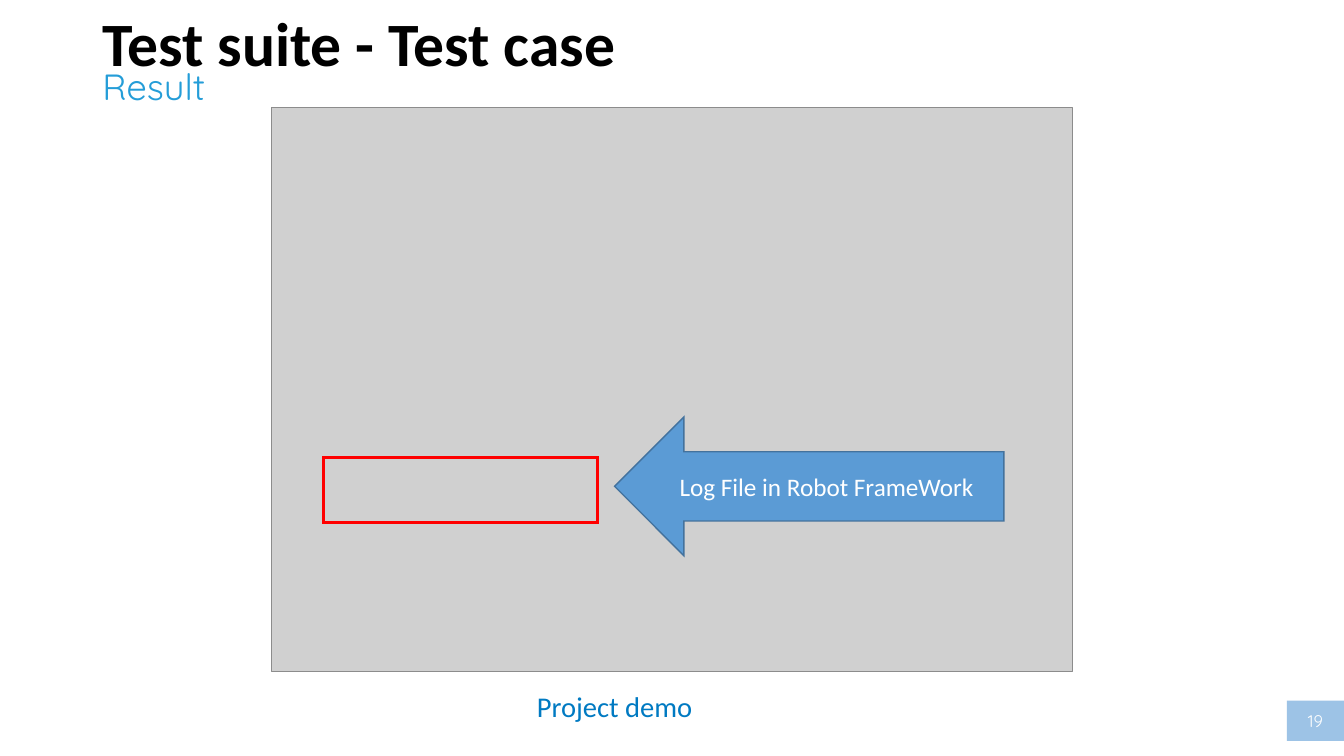
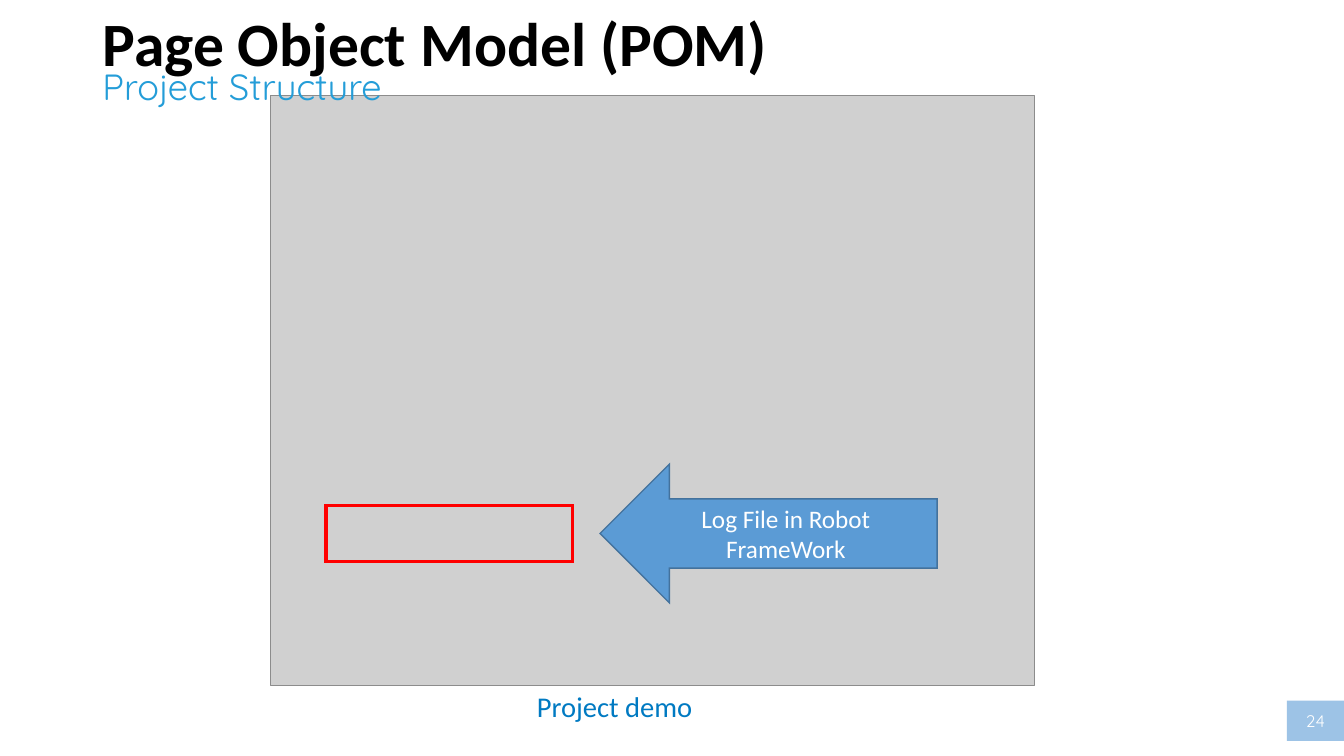
Before and after one commit to nmdong/appiumformac, a slide deck: slide 24 of Session 2 - Robot framework - Appium For MACOS.pptx (slide 19 before the commit). Drawn at 1344x756 pixels with LibreOffice and Linux fonts; fonts in the diff are those of the drawing; grey boxes stand for pictures. Boxes give left, top, right and bottom in pixels: in the first picture for what was removed or moved away, otherwise in the second. Text is boxed around its words. In the diff, an @@ line names an element or a change of style, - is before the commit and + after.

```diff
--- a/Session 2 - Robot framework - Appium For MACOS.pptx
+++ b/Session 2 - Robot framework - Appium For MACOS.pptx
@@ title at (102,20,767,81): text changed @@
-Test suite - Test case
+Page Object Model (POM)
@@ text at (102,62,382,110): text changed @@
-Result
+Project Structure
@@ picture: place and size @@
-picture at (272,107,1073,671)
+picture at (270,96,1034,686)
@@ left arrow "Log File in Robot FrameWork": place and size @@
-left arrow "Log File in Robot FrameWork" at (615,417,1004,557)
+left arrow "Log File in Robot FrameWork" at (600,465,937,604)
@@ rectangle: place and size @@
-rectangle at (324,458,597,523)
+rectangle at (326,506,573,562)
@@ page number at (1306,715,1325,727): text changed @@
-19
+24
```
Also in this commit, not shown: 5 other slides changed, 7 slides added, 1 slide removed.
